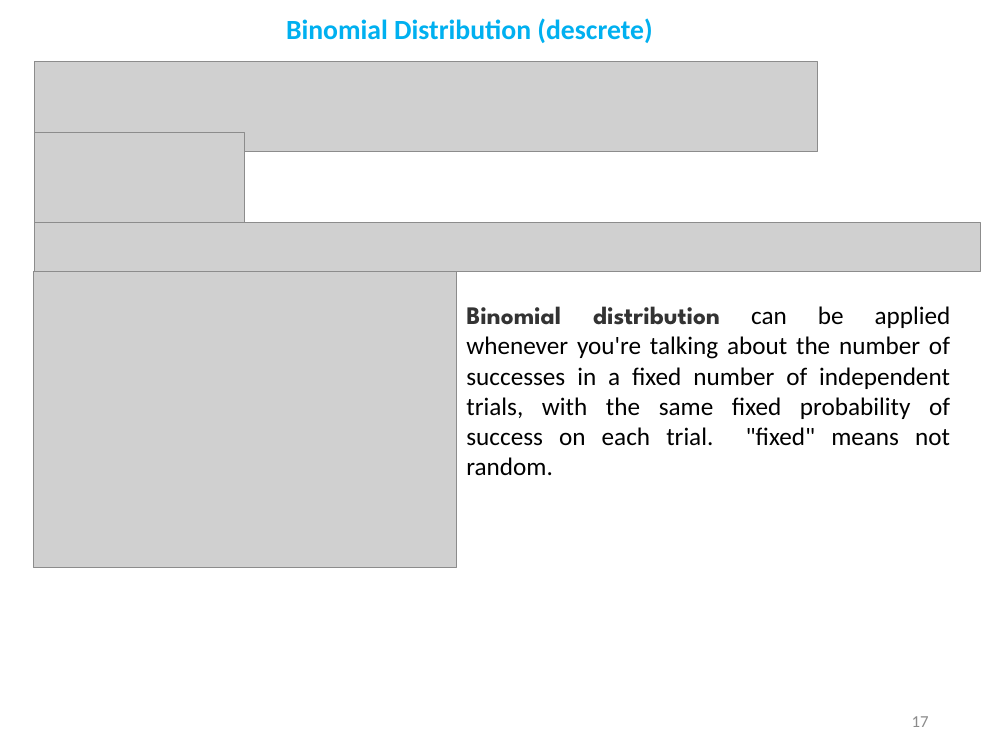
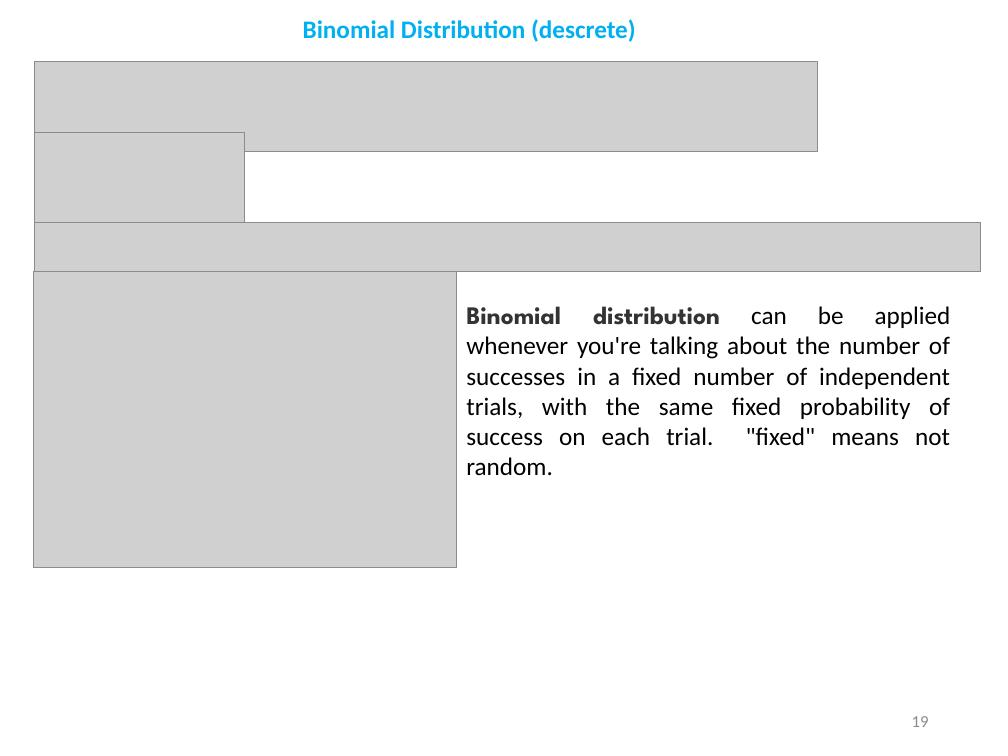
Before and after one commit to demydd/Basic-Machine-Learning-Course-for-Developers, a slide deck: slide 19 of Distributions.pptx (slide 17 before the commit). Drawn at 1008x756 pixels with LibreOffice and Linux fonts; fonts in the diff are those of the drawing; grey boxes stand for pictures. Boxes give left, top, right and bottom in pixels: in the first picture for what was removed or moved away, otherwise in the second. Text is boxed around its words. In the diff, an @@ line names an element or a change of style, - is before the commit and + after.

```diff
--- a/Distributions.pptx
+++ b/Distributions.pptx
@@ text "Binomial Distribution (descrete)" at (303,19,636,42): size 19.8 to 18 pt @@
@@ page number at (912,716,929,727): text changed @@
-17
+19
```
Also in this commit, not shown: 6 other slides changed, 2 slides added, 1 other file.
